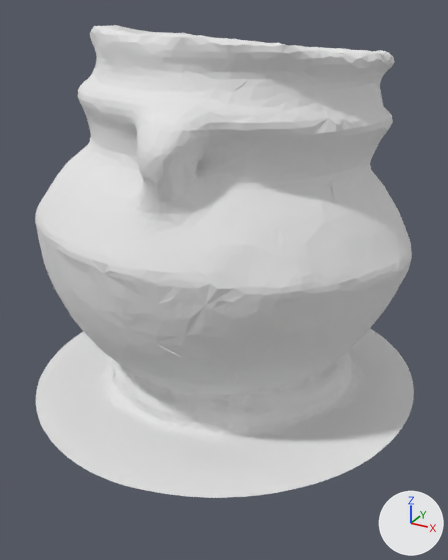
A saved change to the glTF model public/assets/models/C565.glb.
Camera for both pictures: a 50 mm camera at (0.126, -0.11, -0.006) aimed at (0.016, 0.089, -0.106). Lighting does not change. The marker at lower right points along +X, +Y and +Z. Vertices at the same position are counted once.
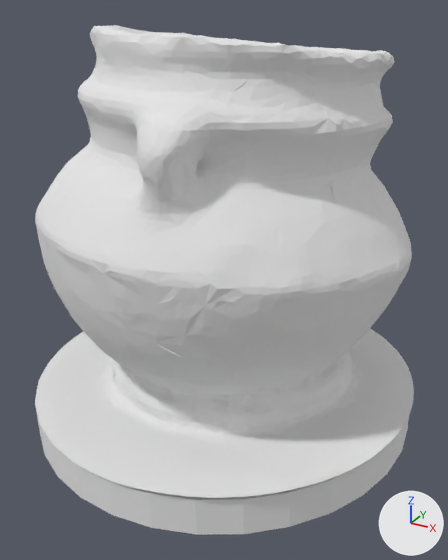
What changed in the scene script:
```text
Change me_mesh_0:
    used by ob_mesh_0; location = (0.0, 0.0, 0.0)
    remove me_mesh_0.from_pydata(...)  # 14451 vertices, 28722 faces; spans x -0.066..0.093, y 0.015..0.174, z -0.153..-0.012
    add me_mesh_0.from_pydata(...)  # 14515 vertices, 28846 faces; spans x -0.067..0.093, y 0.015..0.175, z -0.169..-0.012
    me_mesh_0 part 1: a new loose piece of 64 vertices spanning x -0.067..0.092, y 0.016..0.175, z -0.169..-0.15, in mat_material_0 (its picture is missing)
```

What differs and where, as boxes [x1, y1, x2, y2] in the pictures (448 x 560 px):
'Mesh_0', reshaped (8% taller)
    before: [35, 25, 414, 498]
    after: [35, 25, 414, 535]
part 1 of me_mesh_0, added
    after: [35, 381, 409, 535]
